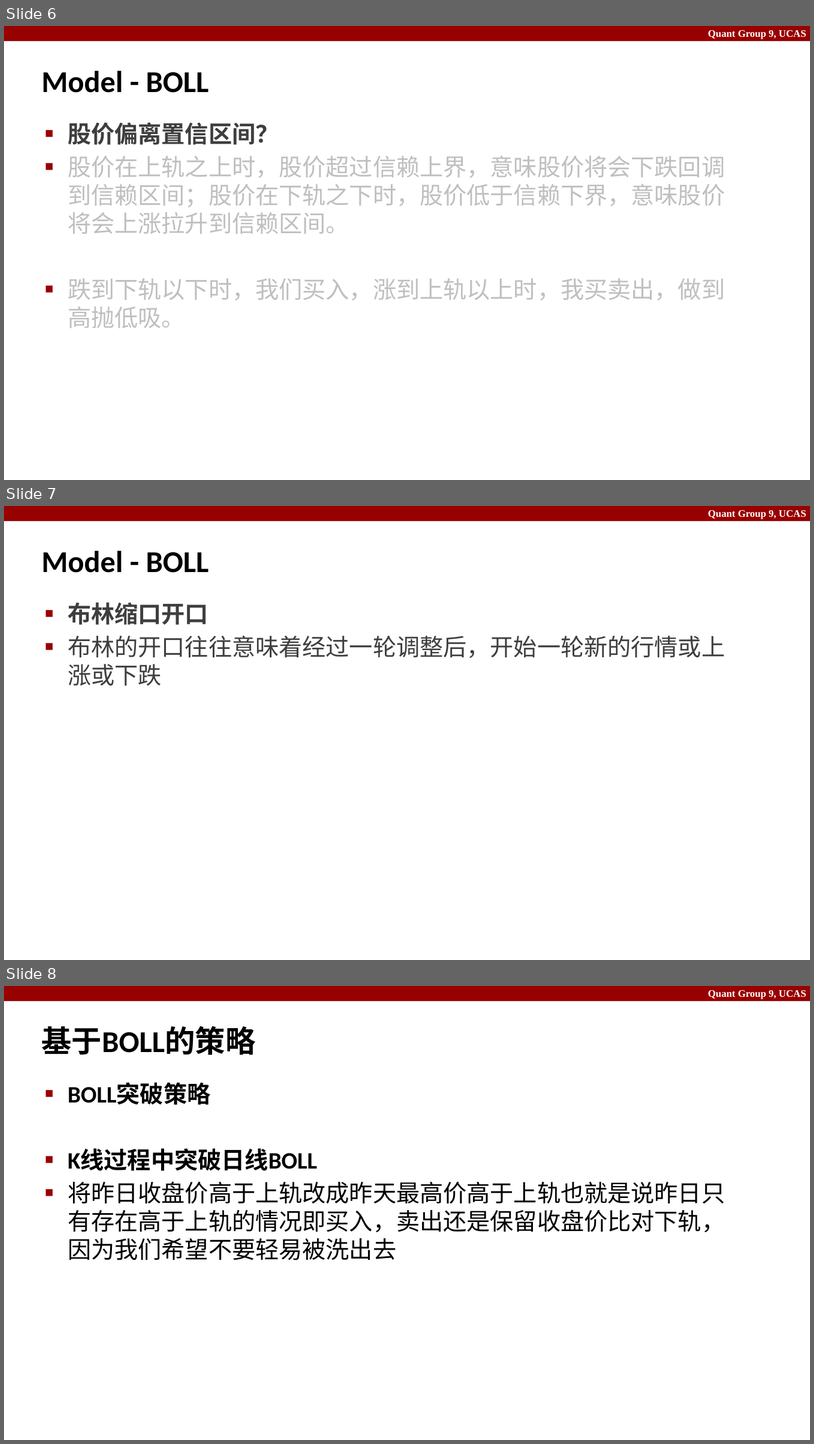
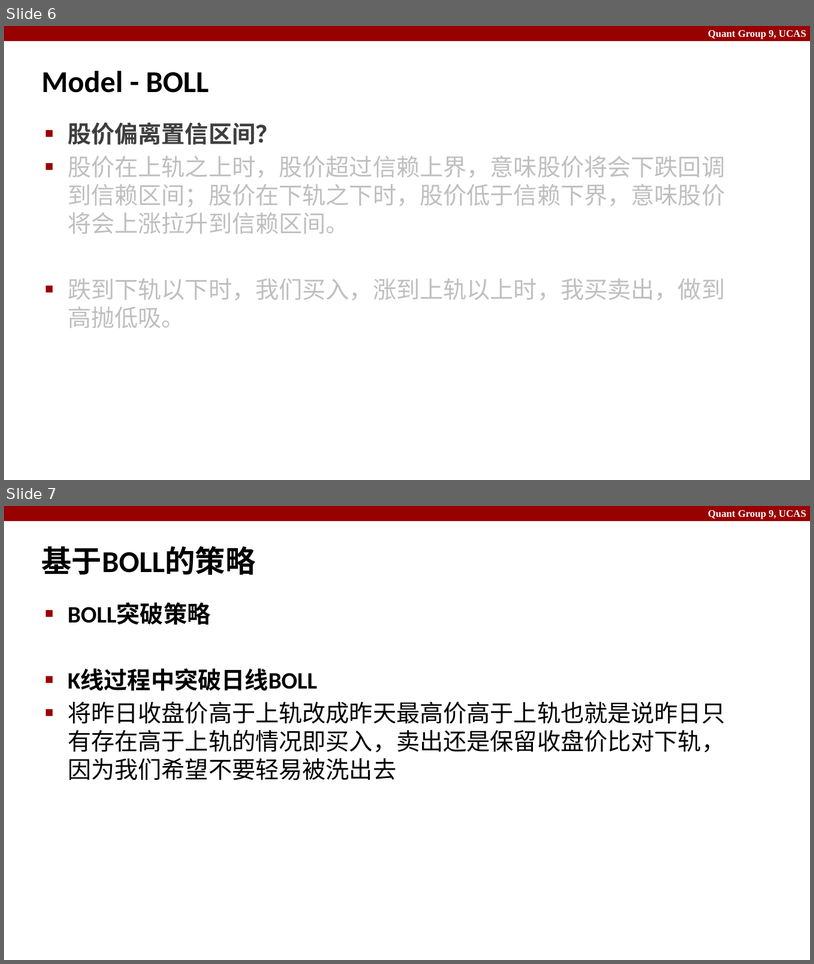
Before and after one commit to IcyChlorine/Quant9, a slide deck: slides.pptx. Shown one above the other, each under a label of ours: slides 6, 7 and 8 before the commit, slides 6 and 7 after it. The pictures are 814x1444 and 814x964 pixels, drawn with LibreOffice and Linux fonts; fonts in the diff are those of the drawing. Boxes give left, top, right and bottom in pixels: in the first picture for what was removed or moved away, otherwise in the second. Text is boxed around its words. In the diff, an @@ line names an element or a change of style, - is before the commit and + after.

```diff
--- a/slides.pptx
+++ b/slides.pptx
@@ slide 7 removed at box(4, 506, 810, 960), background #FFFFFF; not listed: 2 template elements that a slide beside it also shows @@
@@ title removed at box(42, 550, 209, 573) @@
-Model - BOLL
@@ text removed at box(68, 602, 725, 685) @@
-■ 布林缩口开口
-■ 布林的开口往往意味着经过一轮调整后，开始一轮新的行情或上涨或下跌
@@ what was slide 8 is now slide 7 @@
```
Also in this commit, not shown: 4 slides changed, 4 slides added, 2 other files.
